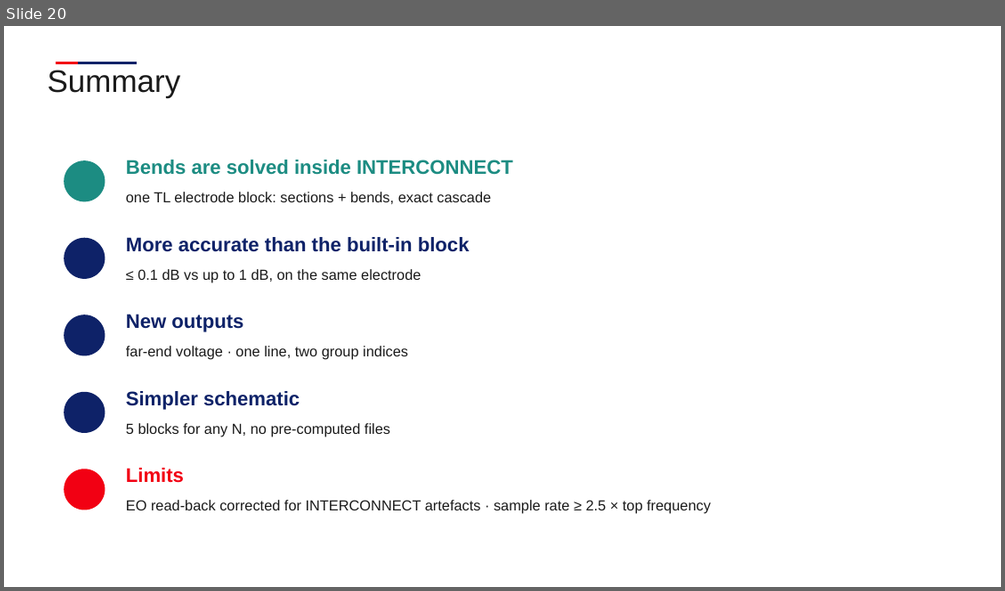
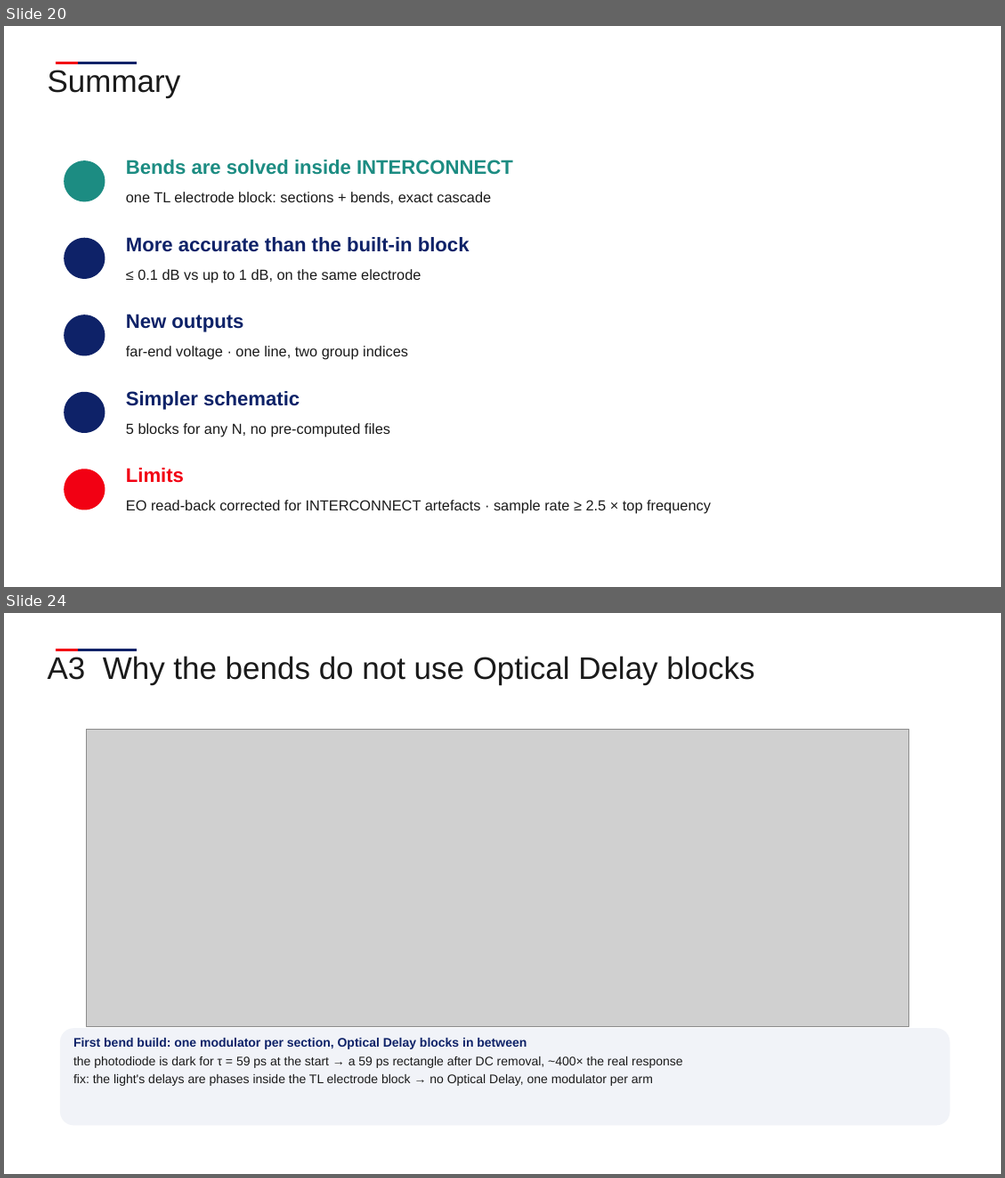
Before and after one commit to andreimuresian/claude, a slide deck: docs/Bends_in_INTERCONNECT.pptx. Shown one above the other, each under a label of ours: slide 20 before the commit, slides 20 and 24 after it; the slides between them are not shown. The pictures are 1005x591 and 1005x1178 pixels, drawn with LibreOffice and Linux fonts; fonts in the diff are those of the drawing; grey boxes stand for pictures; background and template pictures are left out. Boxes give left, top, right and bottom in pixels: in the first picture for what was removed or moved away, otherwise in the second. Text is boxed around its words. In the diff, an @@ line names an element or a change of style, - is before the commit and + after.

```diff
--- a/docs/Bends_in_INTERCONNECT.pptx
+++ b/docs/Bends_in_INTERCONNECT.pptx
@@ slide 24 added at (x1=4, y1=613, x2=1001, y2=1174), background #FFFFFF; not listed: 2 template elements that a slide beside it also shows @@
@@ text added at (x1=48, y1=656, x2=754, y2=685), 30 pt, text #1A1A1A @@
+A3 Why the bends do not use Optical Delay blocks
@@ picture added at (x1=86, y1=729, x2=909, y2=1027) @@
@@ rounded rectangle added at (x1=60, y1=1028, x2=950, y2=1126), fill #F1F3F8 @@
@@ text added at (x1=73, y1=1038, x2=682, y2=1086), 12 pt, text #1A1A1A @@
+First bend build: one modulator per section, Optical Delay blocks in between
+the photodiode is dark for τ = 59 ps at the start → a 59 ps rectangle after DC removal, ~400× the real response
+fix: the light's delays are phases inside the TL electrode block → no Optical Delay, one modulator per arm
```
Also in this commit, not shown: 2 slides changed, 5 other slides added, 1 slide removed.
